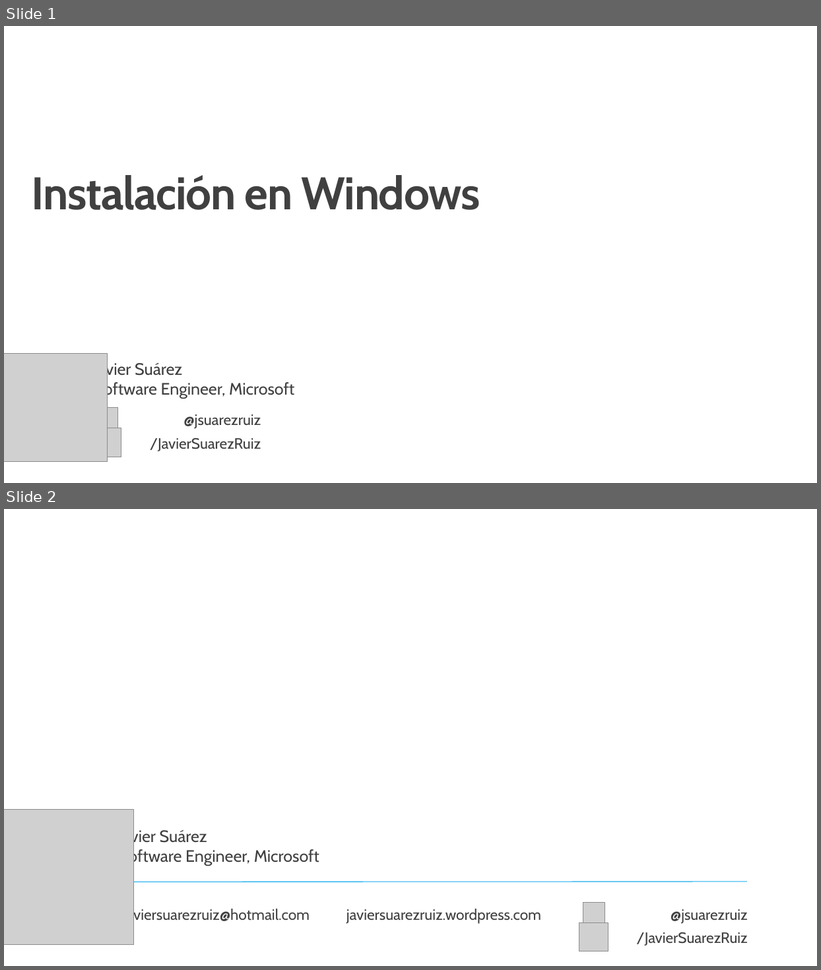
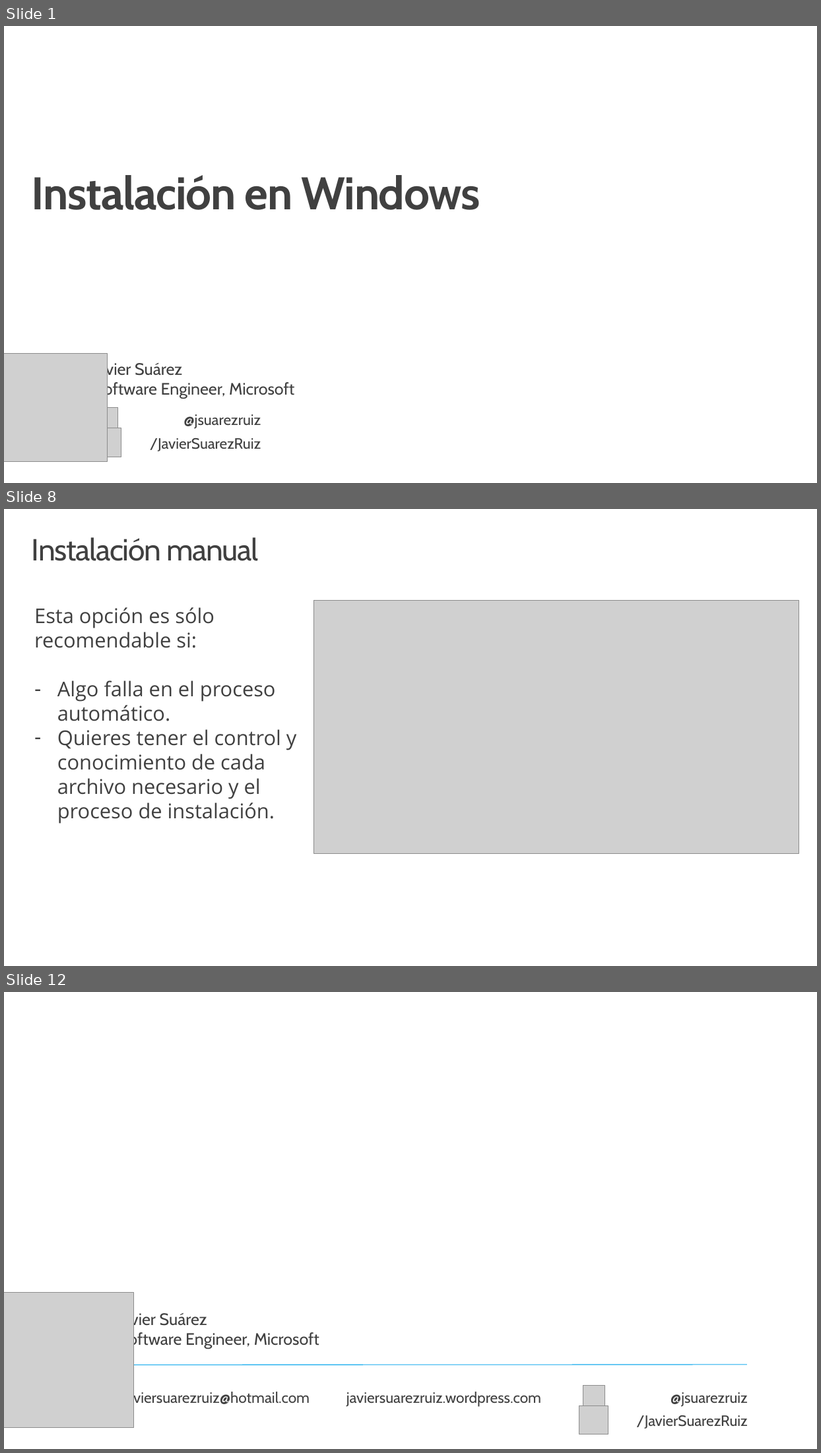
Before and after one commit to jsuarezruiz/taller-dotnet-maui, a slide deck: Bloque 2 - Instalación/Taller5 - Instalación en Windows.pptx. Shown one above the other, each under a label of ours: slides 1 and 2 before the commit, slides 1, 8 and 12 after it; the slides between them are not shown. The pictures are 821x970 and 821x1453 pixels, drawn with LibreOffice and Linux fonts; fonts in the diff are those of the drawing; grey boxes stand for pictures; background and template pictures are left out. Boxes give left, top, right and bottom in pixels: in the first picture for what was removed or moved away, otherwise in the second. Text is boxed around its words. In the diff, an @@ line names an element or a change of style, - is before the commit and + after.

```diff
--- a/Bloque 2 - Instalación/Taller5 - Instalación en Windows.pptx
+++ b/Bloque 2 - Instalación/Taller5 - Instalación en Windows.pptx
@@ slide 8 added at (x1=4, y1=509, x2=817, y2=966), background #FFFFFF @@
@@ title added at (x1=32, y1=537, x2=258, y2=561), 36 pt, text #404040 @@
+Instalación manual
@@ text added at (x1=34, y1=607, x2=296, y2=824), 24 pt, text #404040 @@
+Esta opción es sólo recomendable si:
+– Algo falla en el proceso automático.
+– Quieres tener el control y conocimiento de cada archivo necesario y el proceso de instalación.
@@ picture added at (x1=314, y1=601, x2=800, y2=854) @@
@@ what was slide 2 is now slide 12 @@
```
Also in this commit, not shown: 9 other slides added, 1 other file.
